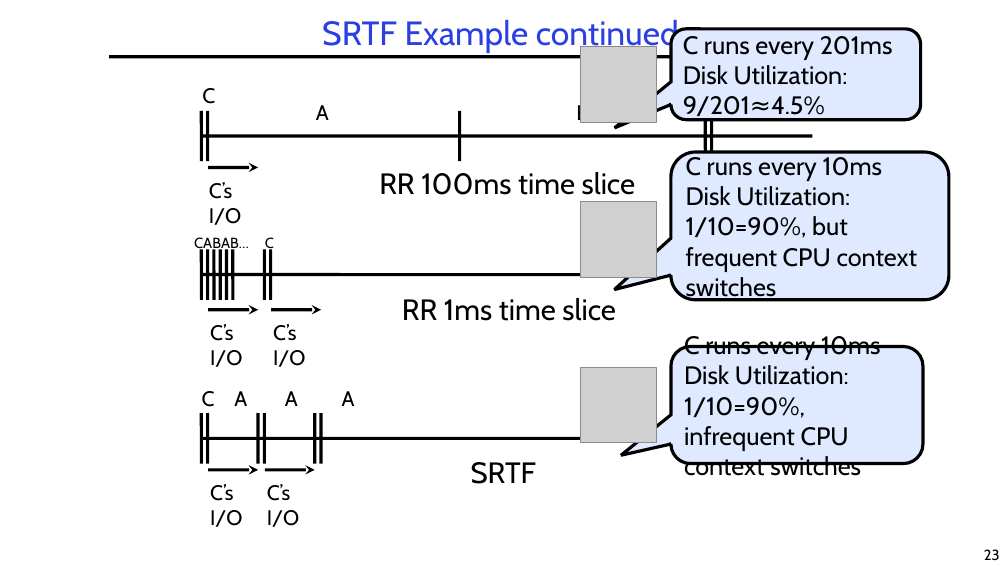
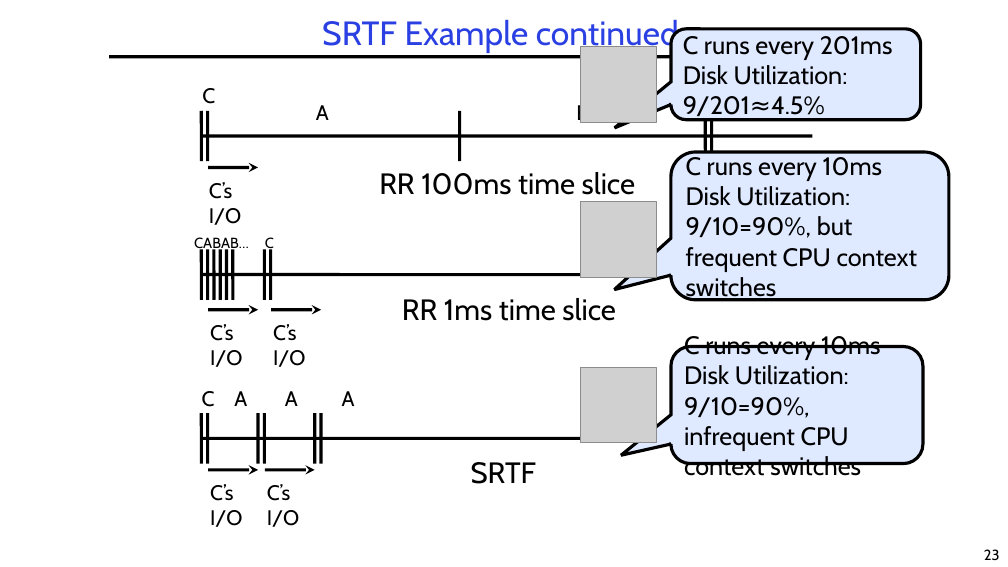
Before and after one commit to guhofstra/CSC256Fa25, a slide deck: slide 23 of PPTs/L5-Scheduling.pptx. Drawn at 1008x567 pixels with LibreOffice and Linux fonts; fonts in the diff are those of the drawing; grey boxes stand for pictures. Boxes give left, top, right and bottom in pixels: in the first picture for what was removed or moved away, otherwise in the second. Text is boxed around its words. In the diff, an @@ line names an element or a change of style, - is before the commit and + after.

```diff
--- a/PPTs/L5-Scheduling.pptx
+++ b/PPTs/L5-Scheduling.pptx
@@ text in rounded speech box at bbox=[686, 216, 918, 302]: text changed @@
-1/10=90%, but frequent CPU context switches
+9/10=90%, but frequent CPU context switches
@@ text in rounded speech box at bbox=[684, 397, 861, 476]: text changed @@
-1/10=90%, infrequent CPU context switches
+9/10=90%, infrequent CPU context switches
```
Also in this commit, not shown: 3 other slides changed, 1 slide added, 21 other files.
